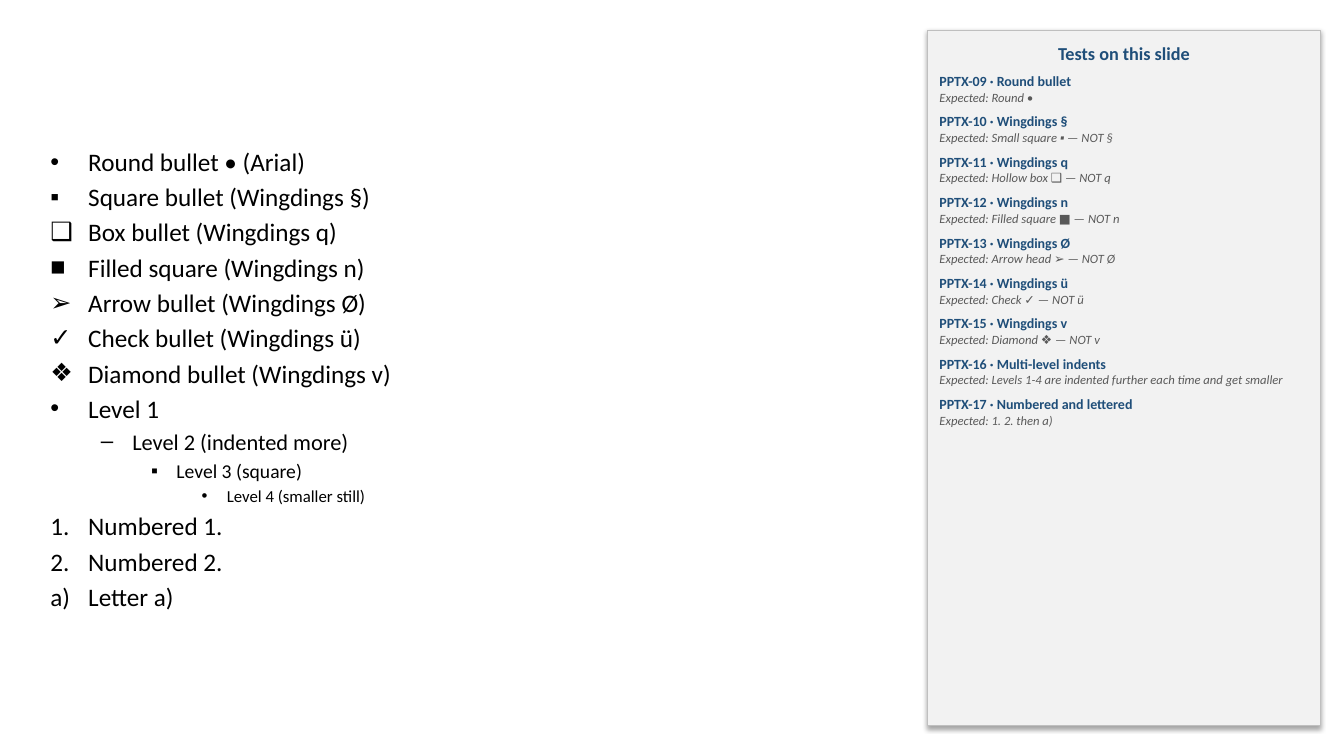
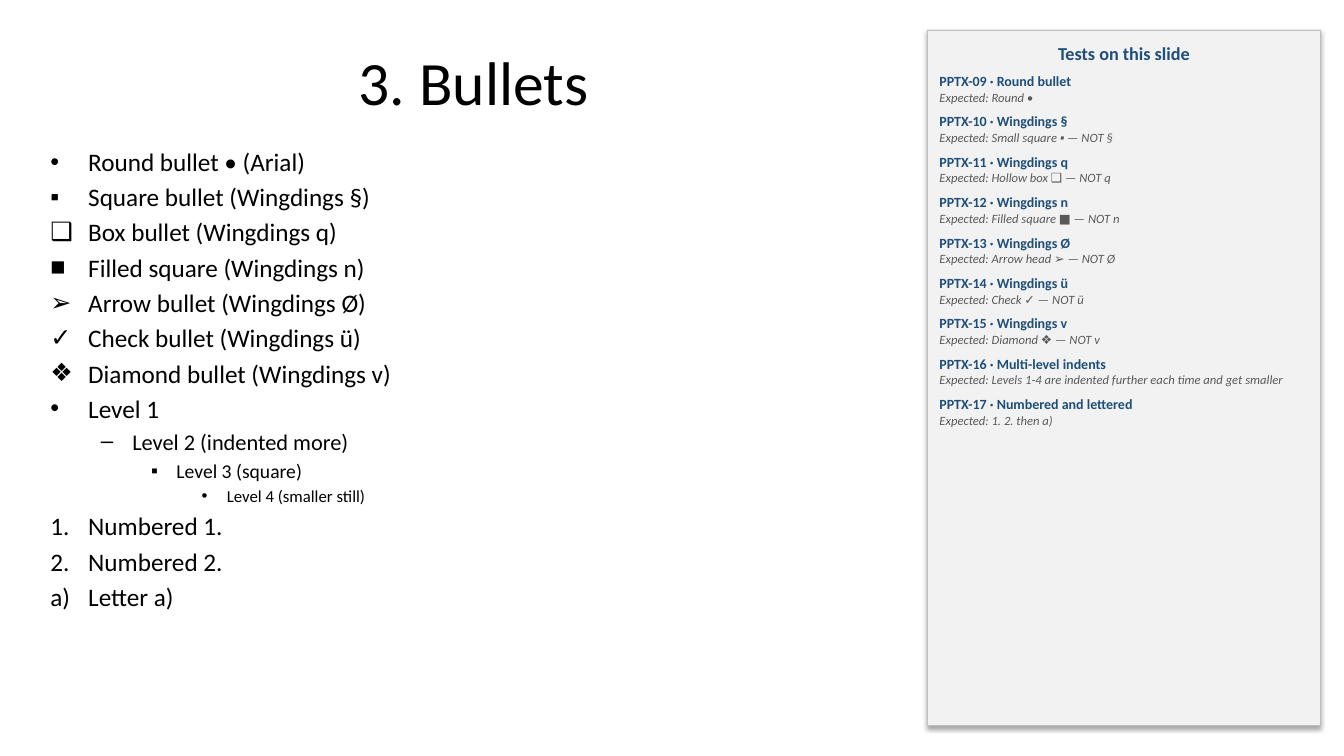
Before and after one commit to venu-madhav-mahadevu/document-viewer, a slide deck: slide 3 of public/samples/test-pack/test-slides.pptx. Drawn at 1344x756 pixels with LibreOffice and Linux fonts; fonts in the diff are those of the drawing. Boxes give left, top, right and bottom in pixels: in the first picture for what was removed or moved away, otherwise in the second. Text is boxed around its words. In the diff, an @@ line names an element or a change of style, - is before the commit and + after.

```diff
--- a/public/samples/test-pack/test-slides.pptx
+++ b/public/samples/test-pack/test-slides.pptx
@@ title added at [359, 62, 588, 106], 44 pt, text #000000 @@
+3. Bullets
```
Also in this commit, not shown: 2 other slides changed, 9 other files.
